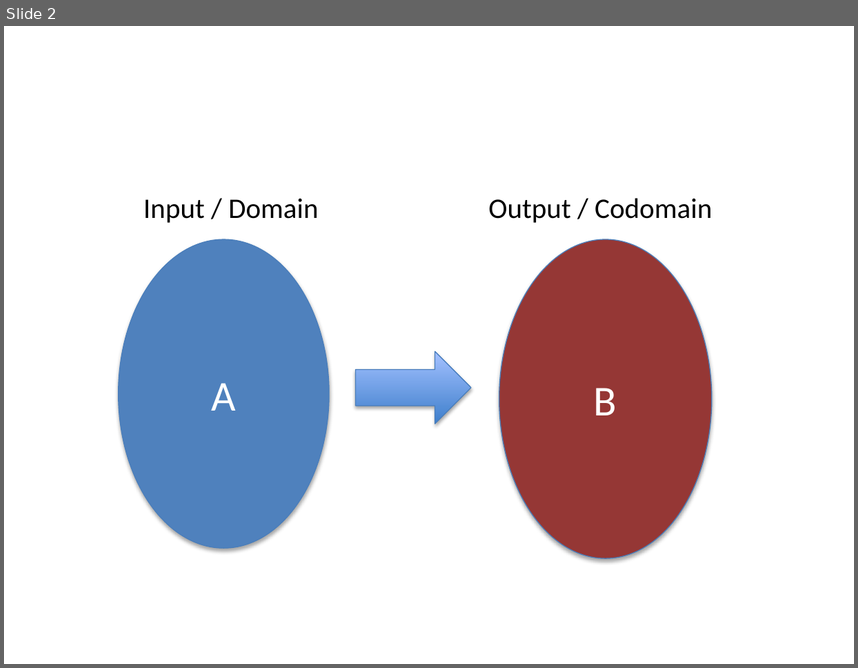
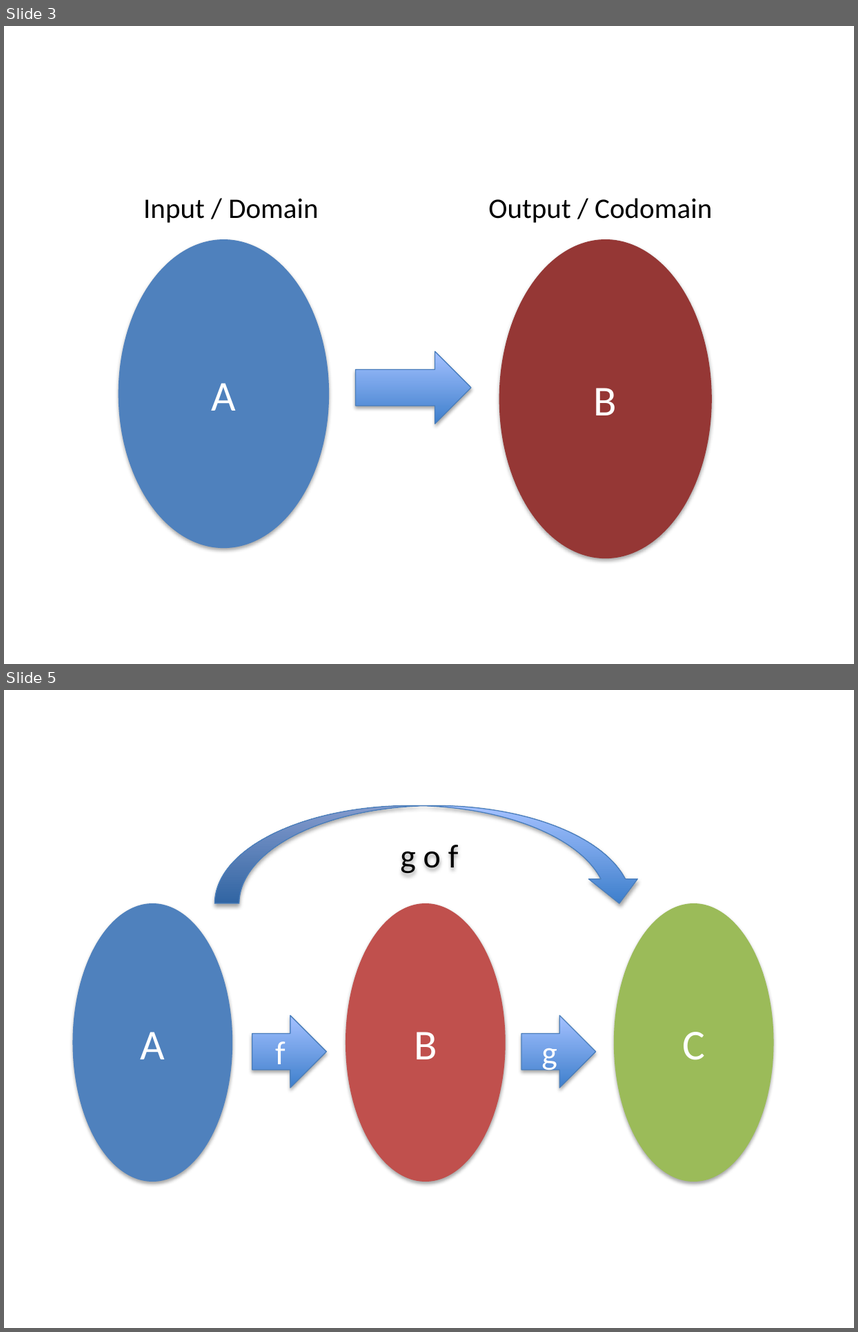
Before and after one commit to fp-tower/foundations, a slide deck: Diagrams.pptx. Shown one above the other, each under a label of ours: slide 2 before the commit, slides 3 and 5 after it; the slides between them are not shown. The pictures are 858x668 and 858x1332 pixels, drawn with LibreOffice and Linux fonts; fonts in the diff are those of the drawing. Boxes give left, top, right and bottom in pixels: in the first picture for what was removed or moved away, otherwise in the second. Text is boxed around its words. In the diff, an @@ line names an element or a change of style, - is before the commit and + after.

```diff
--- a/Diagrams.pptx
+++ b/Diagrams.pptx
@@ slide 5 added at [4,690,854,1328], background #FFFFFF @@
@@ curved down arrow added at [215,806,644,903], fill gradient #3F80CE to #A4C4FF, outline #4B7EBC 0.75 pt, 28 pt, text #000000 @@
+g o f
@@ ellipse added at [73,903,232,1181], fill #4F81BD, 36 pt, text #FFFFFF @@
+A
@@ ellipse added at [346,903,506,1181], fill #C0504D, 36 pt, text #FFFFFF @@
+B
@@ ellipse added at [613,903,773,1181], fill #9BBB59, 36 pt, text #FFFFFF @@
+C
@@ right arrow added at [252,1016,326,1088], fill gradient #3F80CE to #A4C4FF, outline #4B7EBC 0.75 pt, 28 pt, text #FFFFFF @@
+f
@@ right arrow added at [522,1016,595,1088], fill gradient #3F80CE to #A4C4FF, outline #4B7EBC 0.75 pt, 28 pt, text #FFFFFF @@
+g
@@ what was slide 2 is now slide 3 @@
@@ slide 3 changed as well @@
@@ ellipse "B" at [499,239,712,558]: outline #4B7EBC 0.75 pt to none @@
```
Also in this commit, not shown: 3 other slides changed, 8 other slides added, 13 other files.
